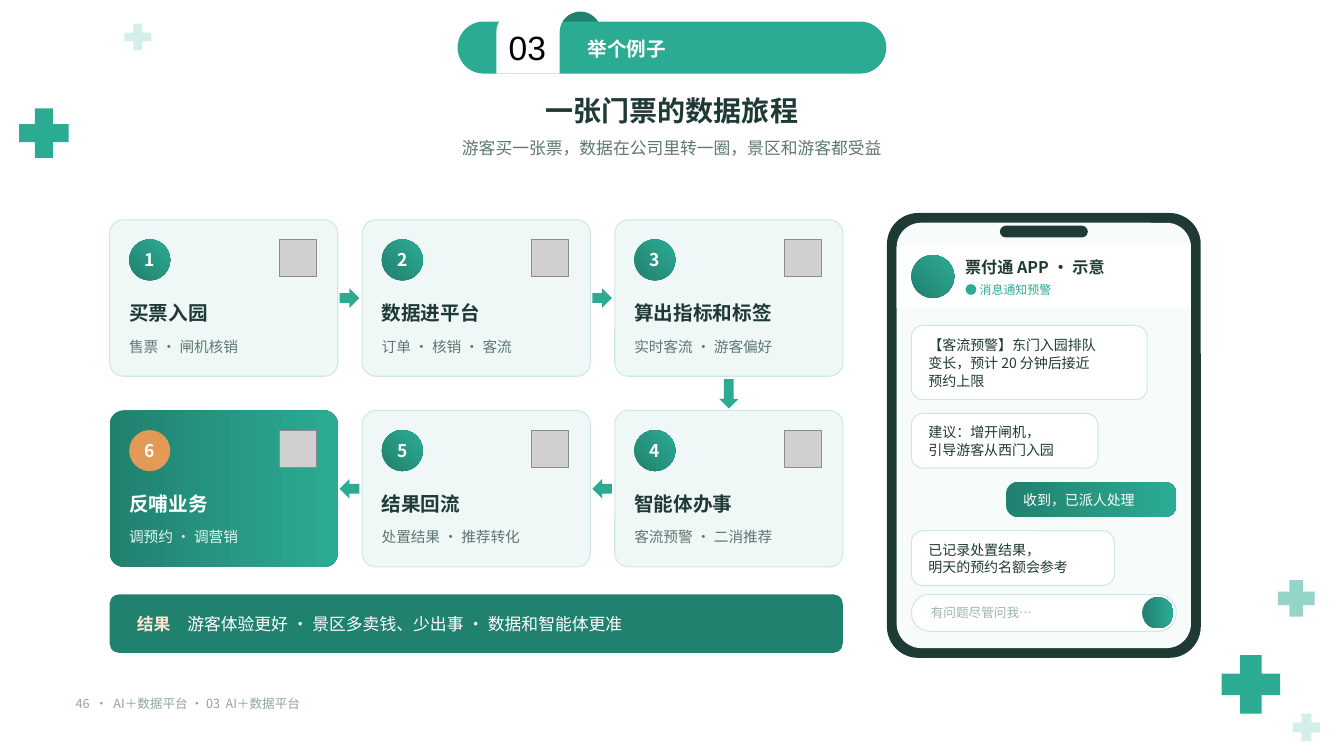
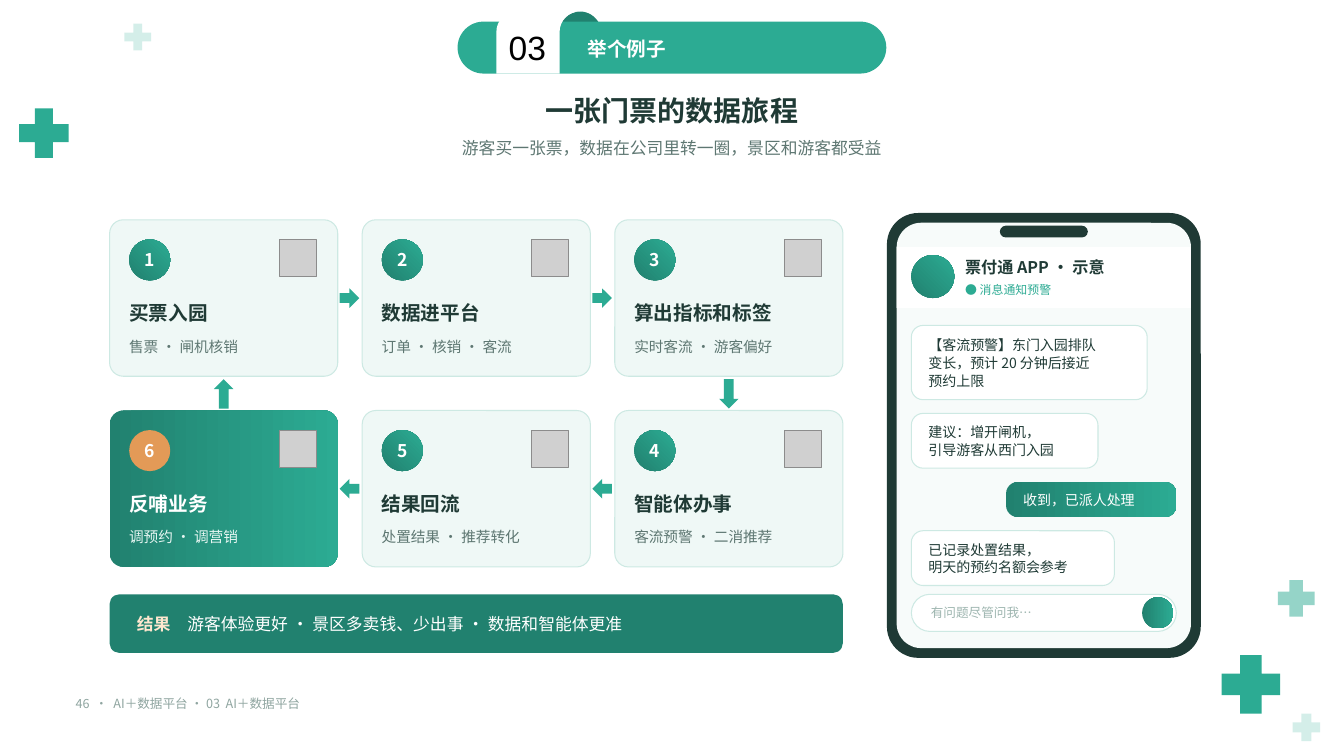
Before and after one commit to keanying/relevance, a slide deck: slide 46 of AI＋数据平台_老板汇报_青绿模板.pptx. Drawn at 1344x756 pixels with LibreOffice and Linux fonts; fonts in the diff are those of the drawing; grey boxes stand for pictures; background and template pictures are left out. Boxes give left, top, right and bottom in pixels: in the first picture for what was removed or moved away, otherwise in the second. Text is boxed around its words. In the diff, an @@ line names an element or a change of style, - is before the commit and + after.

```diff
--- a/AI＋数据平台_老板汇报_青绿模板.pptx
+++ b/AI＋数据平台_老板汇报_青绿模板.pptx
@@ down arrow added at (214, 379, 233, 408), fill #2CAB93 @@
```
Also in this commit, not shown: 8 other slides changed.
